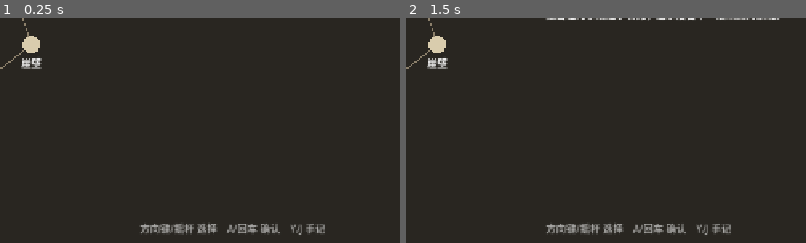
Above: before the commit, frames 1-2 (left to right).
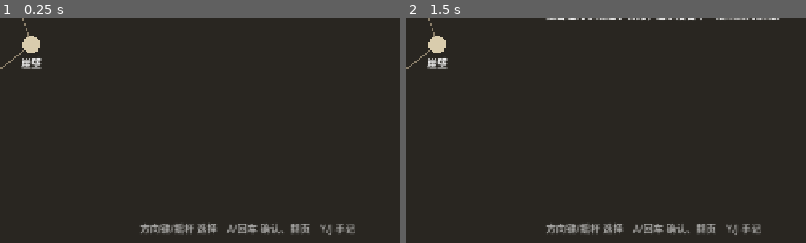
Above: after the commit, the same moments.

Repository: takashiki/learn-game
Game: Godot game, scene res://scenes/main.tscn
Same seed, same stepped clock (60 frames per second), same inputs: the game is played once before the commit and once after it.
Inputs:
- Up to frame 1 (0.25 s): no input
- Up to frame 2 (1.5 s): click "前往 石滩渡口" at 0.5 s; click "观察：春汛" at 1.25 s
The pictures show only the part of the screen within x 50-100%, y 48-98%; the shares and areas given below are measured in that part.

The runs differ from the first frame. In frame 1, 0.4% of the frame differs, in the area x 70-89%, y 91-97%; in frame 2, 0.4%.

Commit message:
Add villagers and dialogue
Three NPCs move between locations by season and talk through a dialogue
box. Dialogue can be gated on observations, discoveries or earlier
conversations, and can teach a note that feeds a discovery. Adds a third
discovery about sedentism and targets Godot 4.7.

Co-Authored-By: Claude Opus 5.5 <noreply@anthropic.com>

Diff:
--- a/data/discoveries.json
+++ b/data/discoveries.json
@@ -12,5 +12,12 @@
     "requires": ["cliff_herd", "marsh_gazelle", "village_bones"],
     "text": "聚落的人吃得最多的是跃羚，却不可能把它们养起来：跃羚受惊就不顾一切地狂奔，雄性各守地盘，没有可以取代的首领。岩角羊则相反，它们成群跟随一只头羊，受惊时挤在一起。谁占据了头羊的位置，谁就能带走整群羊。",
     "real_basis": "贾雷德·戴蒙德在《枪炮、病菌与钢铁》中总结：可驯化的大型动物需要同时满足食性、生长速度、圈养繁殖、性情、不易惊慌、有等级的群居结构等条件。瞪羚败在易惊慌和领地性上，山羊和绵羊则全部符合。"
+  },
+  {
+    "id": "settled_first",
+    "title": "先住下，后种地",
+    "requires": ["oak_nuts", "village_store", "aru_stay"],
+    "text": "这里的人不是因为学会了种地才定居的。河谷里的野麦和坚果多到可以存起来吃过冬天，凿在岩石上的石臼和装满的储物坑把人留在了一处。住定之后，屋边那块撒了麦粒的地才有了意义。",
+    "real_basis": "黎凡特的纳吐夫文化（约 1.5 万至 1.15 万年前）在农业出现之前就建造石基圆屋、使用笨重的石臼，是“定居先于农业”的经典例证。明确的粮仓遗迹则要到稍晚的前陶新石器时代 A 期才出现。"
   }
 ]
--- a/data/locations.json
+++ b/data/locations.json
@@ -98,6 +98,12 @@
         "seasons": [2]
       },
       {
+        "id": "village_store",
+        "title": "储物坑",
+        "text": "屋边挖着几个抹了泥的深坑，装满橡子和麦粒，上面盖着石板。这些吃的够整个聚落过冬。",
+        "seasons": [2, 3]
+      },
+      {
         "id": "village_bones",
         "title": "骨堆",
         "species": "leap_gazelle",
--- /dev/null
+++ b/data/npcs.json
@@ -0,0 +1,134 @@
+[
+  {
+    "id": "aru",
+    "name": "阿茹",
+    "stranger": "磨麦的老妇人",
+    "summary": "聚落里最年长的女人，认得河谷里每一种能吃的草。",
+    "schedule": ["village", "village", "village", "village"],
+    "idle": "阿茹朝你点了点头，继续推她的石臼。",
+    "dialogues": [
+      {
+        "id": "aru_meet",
+        "lines": [
+          {"who": "", "text": "一位老妇人跪在石臼前磨着什么。她抬头打量你，手没有停。"},
+          {"who": "老妇人", "text": "你不是下游的人。你身上的皮子没有缝线。"},
+          {"who": "你", "text": "我从山那边来，只是看看。"},
+          {"who": "阿茹", "text": "我叫阿茹。看可以。别踩屋边那块翻过的地。"}
+        ]
+      },
+      {
+        "id": "aru_grind",
+        "requires": ["aru_meet"],
+        "lines": [
+          {"who": "阿茹", "text": "磨细了，孩子和没牙的才咽得下。"},
+          {"who": "", "text": "她张开嘴给你看。剩下的几颗牙，咬面磨得像河滩上的卵石一样平。"},
+          {"who": "阿茹", "text": "石头的粉也一起吃下去了。吃麦的人都这样。"}
+        ]
+      },
+      {
+        "id": "aru_seed",
+        "seasons": [2],
+        "requires": ["aru_meet", "village_sowing"],
+        "lines": [
+          {"who": "你", "text": "为什么把麦粒撒在这里？坡上不是有很多吗。"},
+          {"who": "阿茹", "text": "我母亲那时候，麦子只长在坡上。有一年，倒掉的陈麦在垃圾堆边自己长出来了，比坡上的近得多。"},
+          {"who": "阿茹", "text": "从那以后我每年都撒一些。"},
+          {"who": "你", "text": "你挑哪些来撒？"},
+          {"who": "阿茹", "text": "不挑。坑里剩什么就撒什么。"}
+        ]
+      },
+      {
+        "id": "aru_stay",
+        "seasons": [2, 3],
+        "requires": ["aru_meet"],
+        "lines": [
+          {"who": "你", "text": "你们一直住在这里吗？"},
+          {"who": "阿茹", "text": "我祖母那一辈，天冷了就往下游走，天热了再回来。"},
+          {"who": "阿茹", "text": "现在坑里的橡子和麦子够吃到河水上涨。谁还愿意丢下石臼走那么远？"},
+          {"who": "", "text": "她拍了拍身下的石臼。它是在一整块岩石上凿出来的，根本搬不走。"}
+        ],
+        "teaches": {
+          "id": "aru_stay",
+          "title": "不再搬走的人",
+          "text": "阿茹说，她祖母那一辈还随季节迁移。现在储物坑里的橡子和麦子够吃过冬天，就没有人愿意离开了。"
+        }
+      }
+    ]
+  },
+  {
+    "id": "tak",
+    "name": "塔克",
+    "stranger": "带狗的猎人",
+    "summary": "聚落里最好的猎人，身边总跟着一只狗。",
+    "schedule": ["marsh", "village", "marsh", "village"],
+    "idle": "塔克在修他的投矛，没有抬头。",
+    "dialogues": [
+      {
+        "id": "tak_meet",
+        "lines": [
+          {"who": "", "text": "一个年轻男人在检查投矛的矛尖，一只狗卧在他脚边。狗比他先发现你，低吼起来。"},
+          {"who": "猎人", "text": "别动。让它闻一闻。"},
+          {"who": "", "text": "狗绕着你转了一圈，回到他脚边卧下了。"},
+          {"who": "塔克", "text": "它不叫了，那你可以待着。我是塔克。"}
+        ]
+      },
+      {
+        "id": "tak_dog",
+        "requires": ["tak_meet"],
+        "lines": [
+          {"who": "塔克", "text": "它闻得到我看不见的东西。打中的羚钻进苇子里，是它找出来的。"},
+          {"who": "你", "text": "它一直跟着你？"},
+          {"who": "塔克", "text": "它母亲跟着我父亲。它是在我屋里生的。"}
+        ]
+      },
+      {
+        "id": "tak_fawn",
+        "requires": ["tak_meet", "village_bones"],
+        "lines": [
+          {"who": "你", "text": "你们吃这么多跃羚，没想过抓小的回来养吗？"},
+          {"who": "塔克", "text": "抓过。它整夜往墙上撞，什么都不吃，三天就死了。"},
+          {"who": "塔克", "text": "羚是用来追的，不是用来关的。"}
+        ]
+      }
+    ]
+  },
+  {
+    "id": "nu",
+    "name": "努",
+    "stranger": "盯着你看的小女孩",
+    "summary": "阿茹的孙女，什么都想问。",
+    "schedule": ["village", "slope", "oak", "village"],
+    "idle": "努冲你挥了挥手，又跑开了。",
+    "dialogues": [
+      {
+        "id": "nu_meet",
+        "lines": [
+          {"who": "", "text": "一个小女孩隔着几步远盯着你手里的扫描仪。"},
+          {"who": "小女孩", "text": "那块石头为什么会亮？"},
+          {"who": "你", "text": "它帮我记住看到的东西。"},
+          {"who": "努", "text": "我不用石头也记得住。我叫努。你叫什么？"}
+        ]
+      },
+      {
+        "id": "nu_kid",
+        "seasons": [1, 2],
+        "requires": ["nu_meet"],
+        "lines": [
+          {"who": "", "text": "努的脚边跟着一只还没断奶的小岩角羊，腿细得像芦秆。"},
+          {"who": "努", "text": "塔克在崖上打了它的母亲。它自己跟着我们走回来的。"},
+          {"who": "努", "text": "塔克说等它长肥了就吃掉。我不想。"}
+        ]
+      },
+      {
+        "id": "nu_winter",
+        "seasons": [3],
+        "requires": ["nu_kid"],
+        "lines": [
+          {"who": "", "text": "那只小羊长大了一圈，头上冒出了两个角芽。努走到哪里，它就跟到哪里。"},
+          {"who": "努", "text": "它以为我是它的头羊。"},
+          {"who": "努", "text": "塔克还是说要吃。阿茹说，再等等看。"}
+        ]
+      }
+    ]
+  }
+]
--- a/project.godot
+++ b/project.godot
@@ -8,7 +8,7 @@
 
 config/name="观察者（暂名）"
 run/main_scene="res://scenes/main.tscn"
-config/features=PackedStringArray("4.5")
+config/features=PackedStringArray("4.7")
 
 [autoload]
 
--- a/scripts/data.gd
+++ b/scripts/data.gd
@@ -4,7 +4,8 @@
 var locations: Dictionary = {}
 var species: Dictionary = {}
 var discoveries: Array = []
-## 观察 id -> 观察条目，方便图鉴按 id 查找。
+var npcs: Dictionary = {}
+## 观察 id -> 观察条目，方便图鉴按 id 查找。对话里听来的见闻也登记在这里。
 var observations: Dictionary = {}
 
 
@@ -16,6 +17,11 @@
 	for entry in _load_json("res://data/species.json"):
 		species[entry["id"]] = entry
 	discoveries = _load_json("res://data/discoveries.json")
+	for npc in _load_json("res://data/npcs.json"):
+		npcs[npc["id"]] = npc
+		for dialogue in npc["dialogues"]:
+			if dialogue.has("teaches"):
+				observations[dialogue["teaches"]["id"]] = dialogue["teaches"]
 	_validate()
 
 
@@ -41,3 +47,20 @@
 		for required in discovery["requires"]:
 			if not observations.has(required):
 				push_error("发现 %s 需要不存在的观察 %s" % [discovery["id"], required])
+	# 对话的前置条件可以是观察、发现或另一段对话。
+	var known_ids: Array = observations.keys()
+	for discovery in discoveries:
+		known_ids.append(discovery["id"])
+	for npc in npcs.values():
+		for dialogue in npc["dialogues"]:
+			known_ids.append(dialogue["id"])
+	for npc in npcs.values():
+		if npc["schedule"].size() != 4:
+			push_error("人物 %s 的 schedule 必须正好有四季" % npc["id"])
+		for place in npc["schedule"]:
+			if place != null and not locations.has(place):
+				push_error("人物 %s 出现在不存在的地点 %s" % [npc["id"], place])
+		for dialogue in npc["dialogues"]:
+			for required in dialogue.get("requires", []):
+				if not required in known_ids:
+					push_error("对话 %s 需要不存在的条件 %s" % [dialogue["id"], required])
--- a/scripts/game_state.gd
+++ b/scripts/game_state.gd
@@ -12,6 +12,10 @@
 var location_id := BASE_ID
 var observed: Array[String] = []
 var discovered: Array[String] = []
+## 已经发生过的对话 id。
+var talked: Array[String] = []
+## 已经认识的人物 id。
+var met: Array[String] = []
 var finished := false
 
 
@@ -37,6 +41,42 @@
 
 func observe(observation_id: String) -> void:
 	observed.append(observation_id)
+	time_left -= 1
+	changed.emit()
+
+
+## 这一季出现在当前地点的人物。
+func npcs_here() -> Array:
+	var result: Array = []
+	for npc in Data.npcs.values():
+		if npc["schedule"][season] == location_id:
+			result.append(npc)
+	return result
+
+
+## 这个人物现在能说的下一段对话；没有新话可说时返回空字典。
+func next_dialogue(npc: Dictionary) -> Dictionary:
+	for dialogue in npc["dialogues"]:
+		if dialogue["id"] in talked:
+			continue
+		if dialogue.has("seasons") and not float(season) in dialogue["seasons"]:
+			continue
+		var ready := true
+		for required in dialogue.get("requires", []):
+			if not (required in observed or required in discovered or required in talked):
+				ready = false
+				break
+		if ready:
+			return dialogue
+	return {}
+
+
+func talk(npc: Dictionary, dialogue: Dictionary) -> void:
+	talked.append(dialogue["id"])
+	if not npc["id"] in met:
+		met.append(npc["id"])
+	if dialogue.has("teaches"):
+		observed.append(dialogue["teaches"]["id"])
 	time_left -= 1
 	changed.emit()
 
--- a/scripts/main.gd
+++ b/scripts/main.gd
@@ -5,6 +5,7 @@
 const MapView := preload("res://scripts/map_view.gd")
 const PANEL_WIDTH := 440
 const SCROLL_STEP := 60
+const DIALOGUE_HEIGHT := 200
 
 var _map: Control
 var _status: Label
@@ -15,6 +16,13 @@
 var _journal: PanelContainer
 var _journal_scroll: ScrollContainer
 var _journal_text: RichTextLabel
+var _dialogue: PanelContainer
+var _speaker: Label
+var _line: Label
+var _lines: Array = []
+var _line_index := 0
+## 对话结束后显示在右侧的文字。
+var _after_dialogue := ""
 
 
 func _ready() -> void:
@@ -24,7 +32,13 @@
 
 
 func _input(event: InputEvent) -> void:
-	if event.is_action_pressed("journal"):
+	if _dialogue.visible:
+		# 对话进行中，只接受“确认”来翻页。
+		if event.is_action_pressed("ui_accept"):
+			_advance_dialogue()
+		if not event is InputEventMouse:
+			get_viewport().set_input_as_handled()
+	elif event.is_action_pressed("journal"):
 		_toggle_journal()
 		get_viewport().set_input_as_handled()
 	elif _journal.visible:
@@ -76,9 +90,28 @@
 	_message.size_flags_vertical = Control.SIZE_EXPAND_FILL
 	panel.add_child(_message)
 	var hint := Label.new()
-	hint.text = "方向键/摇杆 选择　A/回车 确认　Y/J 手记"
+	hint.text = "方向键/摇杆 选择　A/回车 确认、翻页　Y/J 手记"
 	hint.modulate.a = 0.6
 	panel.add_child(hint)
+
+	_dialogue = PanelContainer.new()
+	_dialogue.custom_minimum_size.y = DIALOGUE_HEIGHT
+	_dialogue.set_anchors_and_offsets_preset(Control.PRESET_BOTTOM_WIDE, Control.PRESET_MODE_MINSIZE)
+	_dialogue.visible = false
+	add_child(_dialogue)
+	var dialogue_margin := MarginContainer.new()
+	for side in ["left", "right", "top", "bottom"]:
+		dialogue_margin.add_theme_constant_override("margin_" + side, 28)
+	_dialogue.add_child(dialogue_margin)
+	var dialogue_box := VBoxContainer.new()
+	dialogue_box.add_theme_constant_override("separation", 10)
+	dialogue_margin.add_child(dialogue_box)
+	_speaker = Label.new()
+	_speaker.add_theme_color_override("font_color", Color(0.95, 0.75, 0.45))
+	dialogue_box.add_child(_speaker)
+	_line = _wrapped_label()
+	_line.add_theme_font_size_override("font_size", 22)
+	dialogue_box.add_child(_line)
 
 	_journal = PanelContainer.new()
 	_journal.set_anchors_preset(Control.PRESET_FULL_RECT)
@@ -127,6 +160,15 @@
 	else:
 		for observation in GameState.available_observations():
 			_add_action("观察：" + observation["title"], _observe.bind(observation))
+		for npc in GameState.npcs_here():
+			var label: String = npc["name"] if npc["id"] in GameState.met else npc["stranger"]
+			var dialogue := GameState.next_dialogue(npc)
+			if dialogue.is_empty():
+				# 没有新话可说时只是打个招呼，不花时间。
+				if npc["id"] in GameState.met:
+					_add_action("招呼：" + label, _greet.bind(npc))
+			else:
+				_add_action("交谈：" + label, _talk.bind(npc, dialogue))
 		for link in location["links"]:
 			var button := _add_action("前往 " + Data.locations[link]["name"], _travel.bind(link))
 			button.focus_entered.connect(func() -> void: _map.target_id = link)
@@ -135,7 +177,12 @@
 			_add_action("整理笔记", _compile_notes)
 			_add_action("结束这一季", _end_season)
 
-	if not _journal.visible and _actions.get_child_count() > 0:
+	if not _journal.visible and not _dialogue.visible:
+		_focus_actions()
+
+
+func _focus_actions() -> void:
+	if _actions.get_child_count() > 0:
 		_actions.get_child(0).grab_focus()
 
 
@@ -156,6 +203,44 @@
 func _observe(observation: Dictionary) -> void:
 	_message.text = observation["text"]
 	GameState.observe(observation["id"])
+
+
+func _greet(npc: Dictionary) -> void:
+	_message.text = npc["idle"]
+
+
+func _talk(npc: Dictionary, dialogue: Dictionary) -> void:
+	_message.text = ""
+	_after_dialogue = ""
+	if dialogue.has("teaches"):
+		_after_dialogue = "【记下】%s\n%s" % [dialogue["teaches"]["title"], dialogue["teaches"]["text"]]
+	_lines = dialogue["lines"]
+	_line_index = 0
+	_dialogue.visible = true
+	_release_focus()
+	_show_line()
+	GameState.talk(npc, dialogue)
+
+
+func _show_line() -> void:
+	_speaker.text = _lines[_line_index]["who"]
+	_line.text = _lines[_line_index]["text"]
+
+
+func _advance_dialogue() -> void:
+	_line_index += 1
+	if _line_index < _lines.size():
+		_show_line()
+		return
+	_dialogue.visible = false
+	_message.text = _after_dialogue
+	_focus_actions()
+
+
+func _release_focus() -> void:
+	var focused := get_viewport().gui_get_focus_owner()
+	if focused:
+		focused.release_focus()
 
 
 func _compile_notes() -> void:
@@ -183,11 +268,9 @@
 	if _journal.visible:
 		_journal_text.text = _journal_bbcode()
 		_journal_scroll.scroll_vertical = 0
-		var focused := get_viewport().gui_get_focus_owner()
-		if focused:
-			focused.release_focus()
-	elif _actions.get_child_count() > 0:
-		_actions.get_child(0).grab_focus()
+		_release_focus()
+	else:
+		_focus_actions()
 
 
 func _journal_bbcode() -> String:
@@ -201,6 +284,13 @@
 				discovery["text"],
 				discovery["real_basis"],
 			]
+
+	text += "\n[b]人物[/b]\n"
+	if GameState.met.is_empty():
+		text += "（还没有）\n"
+	for npc in Data.npcs.values():
+		if npc["id"] in GameState.met:
+			text += "　· [b]%s[/b]　%s\n" % [npc["name"], npc["summary"]]
 
 	text += "\n[b]物种[/b]\n"
 	var any_species := false
Not shown, changed: README.md
